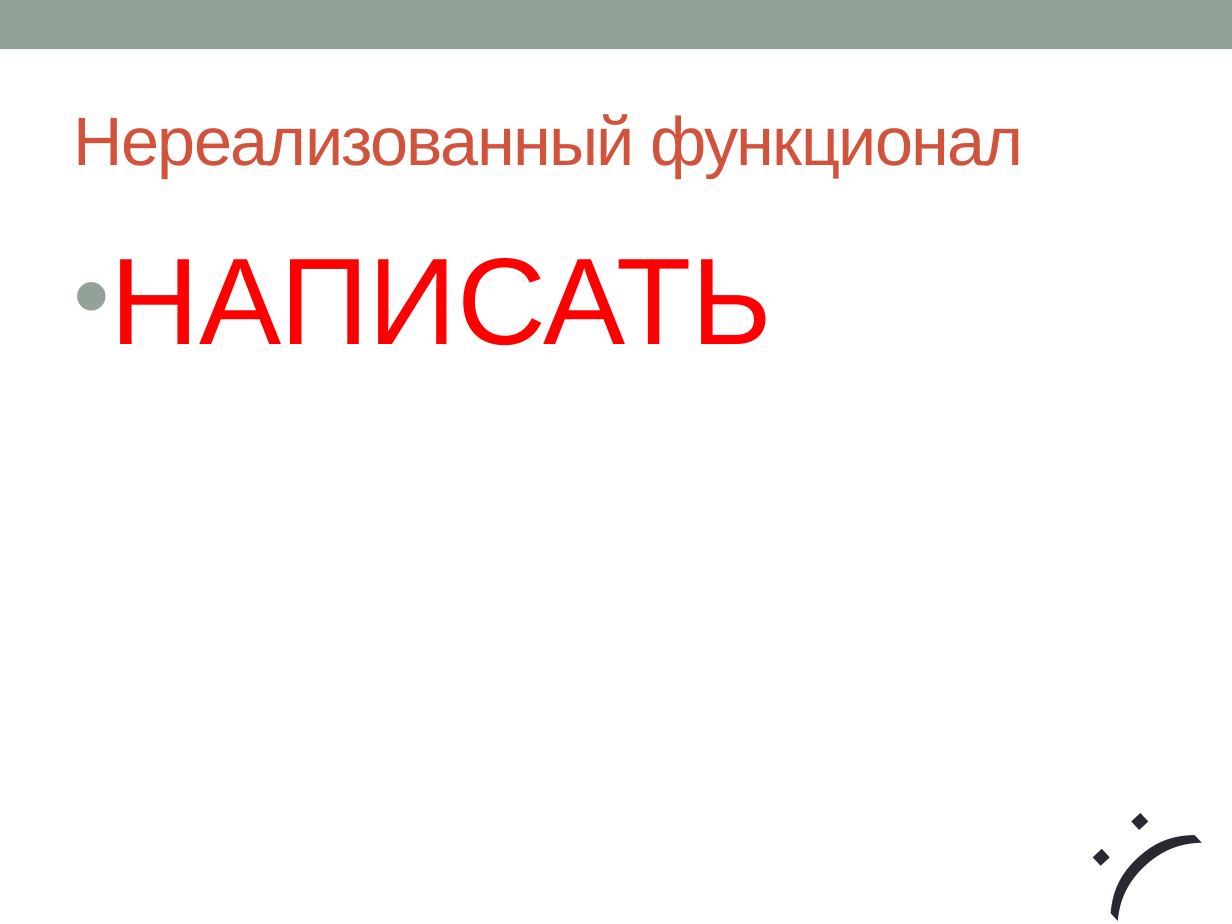
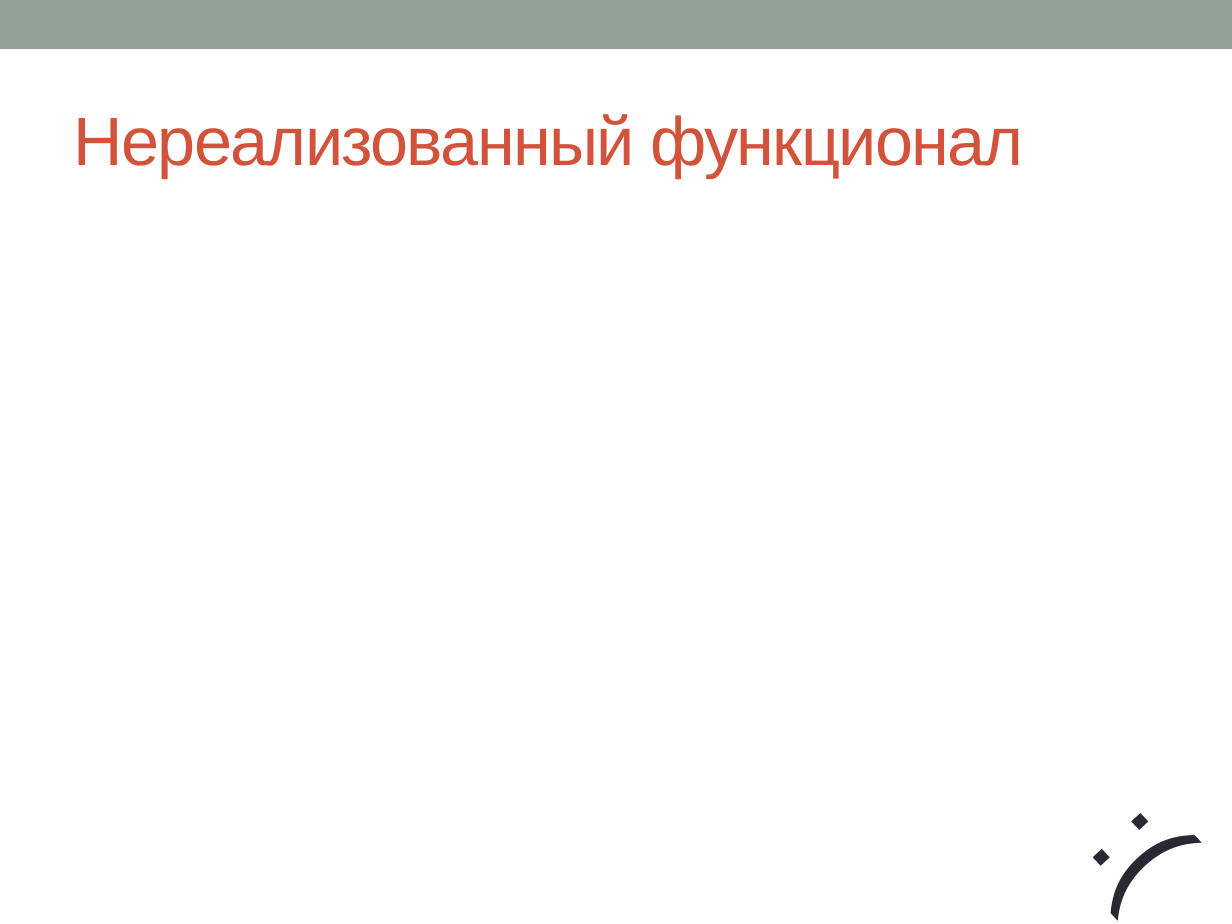
Before and after one commit to nikita-vanyasin/compiler, a slide deck: slide 17 of docs/Py.pptx (slide 15 before the commit). Drawn at 1232x924 pixels with LibreOffice and Linux fonts; fonts in the diff are those of the drawing. Boxes give left, top, right and bottom in pixels: in the first picture for what was removed or moved away, otherwise in the second. Text is boxed around its words. In the diff, an @@ line names an element or a change of style, - is before the commit and + after.

```diff
--- a/docs/Py.pptx
+++ b/docs/Py.pptx
@@ text removed at (x1=111, y1=258, x2=772, y2=346) @@
-• НАПИСАТЬ
```
Also in this commit, not shown: 6 other slides changed, 4 slides added, 1 slide removed, 11 other files.
